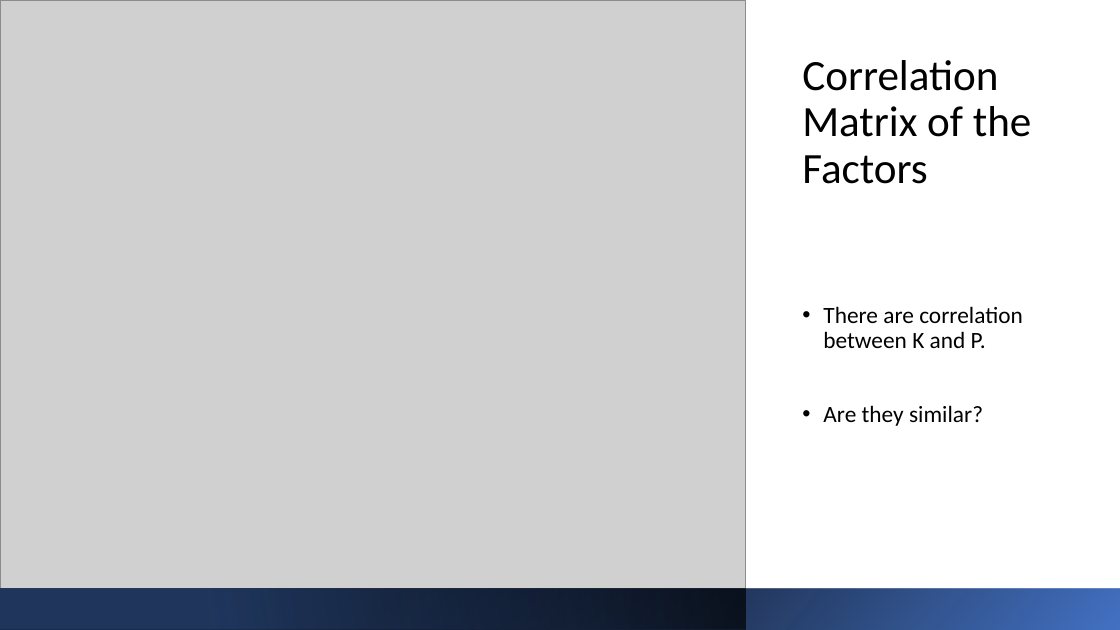
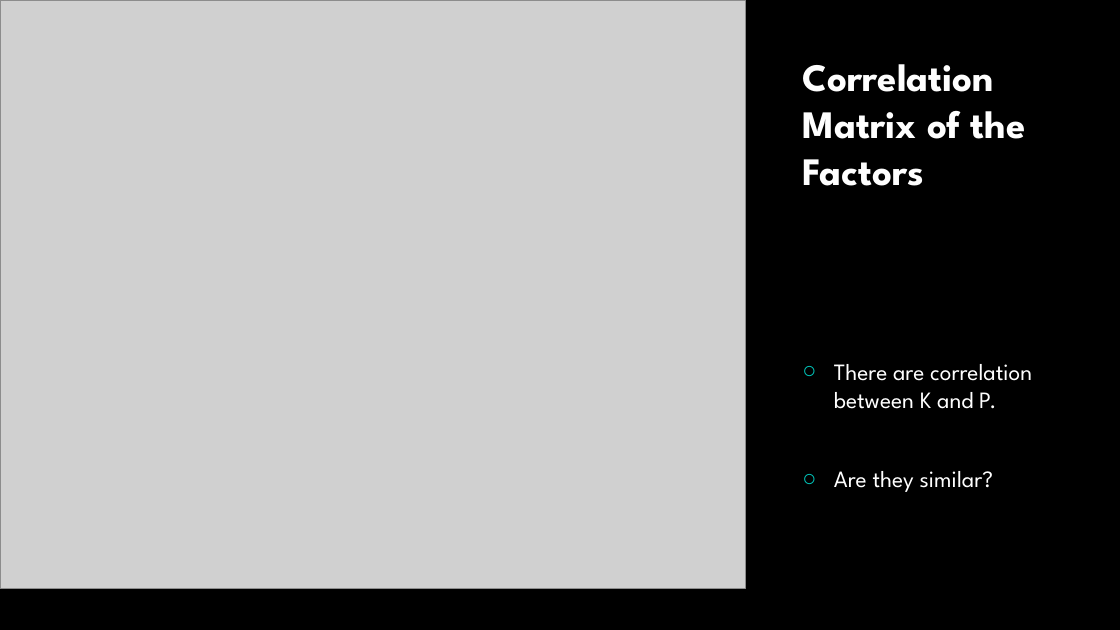
Before and after one commit to Mahnaz-Meem/Mid-Bootcamp-project, a slide deck: slide 5 of slides/ppt_Presentation.pptx (slide 2 before the commit). Drawn at 1120x630 pixels with LibreOffice and Linux fonts; fonts in the diff are those of the drawing; grey boxes stand for pictures; background and template pictures are left out. Boxes give left, top, right and bottom in pixels: in the first picture for what was removed or moved away, otherwise in the second. Text is boxed around its words. In the diff, an @@ line names an element or a change of style, - is before the commit and + after.

```diff
--- a/slides/ppt_Presentation.pptx
+++ b/slides/ppt_Presentation.pptx
@@ background #FFFFFF to #000000 @@
@@ title "Correlation Matrix of the Factors" at box(802, 64, 1026, 186): size 37 to 33.3 pt, font Calibri to League Spartan, text colour #000000 to #FEFEFE, bold on; line spacing 0.9 to 1 @@
@@ text "There are correlation between K ..." at box(834, 364, 1032, 492): font Calibri to League Spartan, text colour #000000 to #FFFFFF; bullet • to ○; line spacing 0.9 to 1; vertical alignment top to middle @@
@@ rectangle removed at box(0, 589, 1120, 630) @@
@@ rectangle removed at box(0, 589, 746, 630) @@
```
Also in this commit, not shown: 7 slides added, 3 slides removed, 42 other files.
